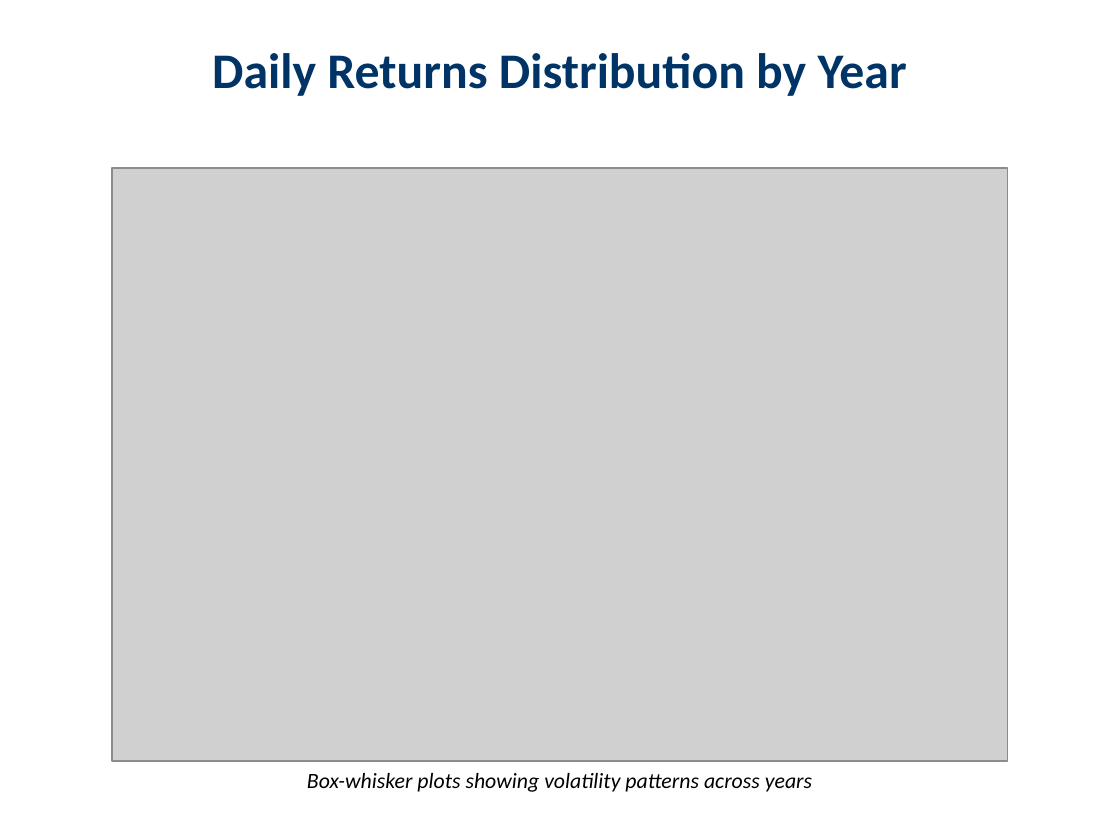
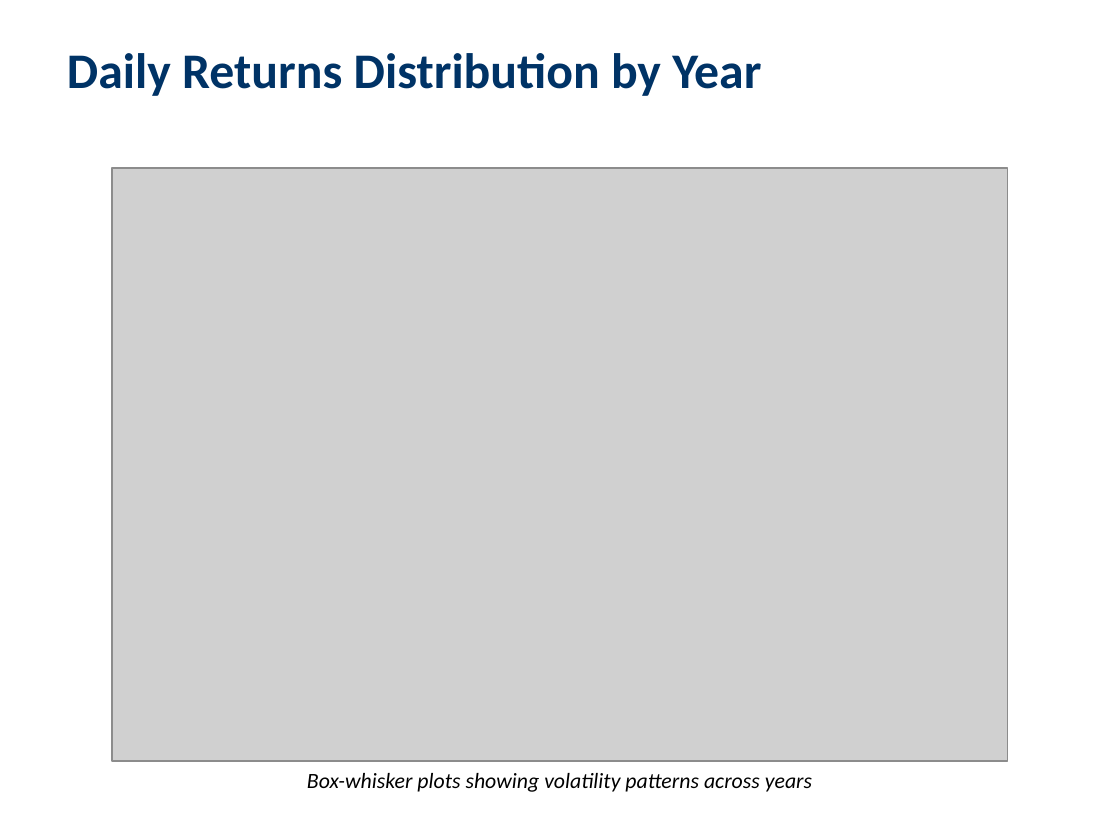
Before and after one commit to pablogrs/nifty_data, a slide deck: slide 8 of basic-navigation/Market_Analysis_Presentation.pptx. Drawn at 1120x840 pixels with LibreOffice and Linux fonts; fonts in the diff are those of the drawing; grey boxes stand for pictures. Boxes give left, top, right and bottom in pixels: in the first picture for what was removed or moved away, otherwise in the second. Text is boxed around its words. In the diff, an @@ line names an element or a change of style, - is before the commit and + after.

```diff
--- a/basic-navigation/Market_Analysis_Presentation.pptx
+++ b/basic-navigation/Market_Analysis_Presentation.pptx
@@ text "Daily Returns Distribution by Year": place and size @@
-text "Daily Returns Distribution by Year" at [212,53,907,96]
+text "Daily Returns Distribution by Year" at [67,53,761,96]
```
Also in this commit, not shown: 11 other slides changed, 1 slide added, 1 other file.
